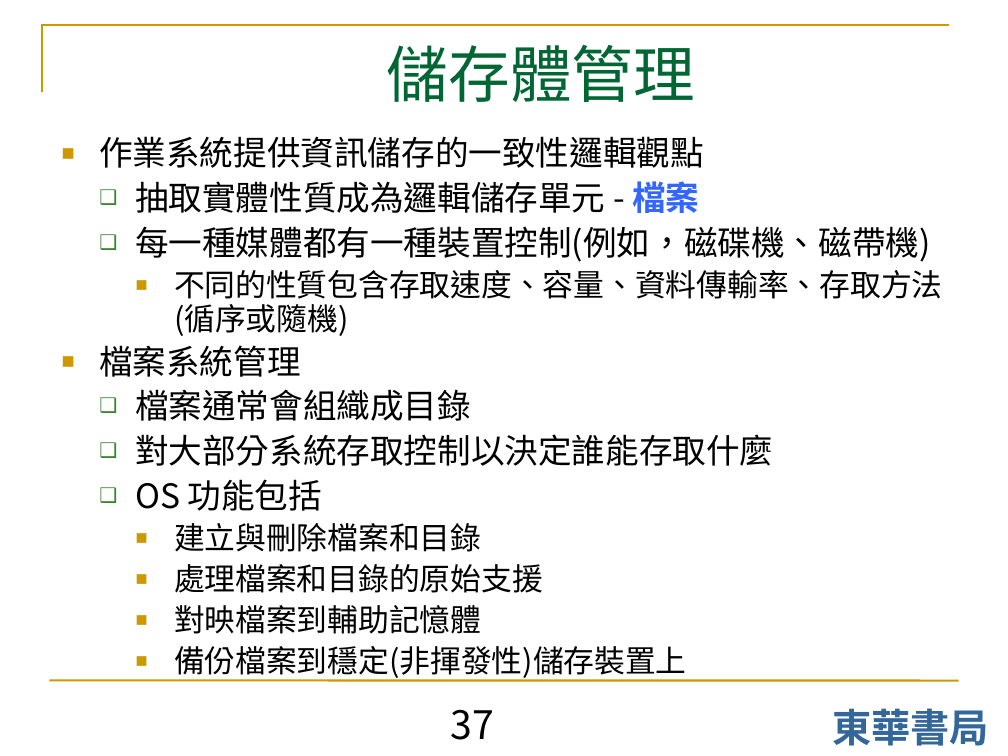
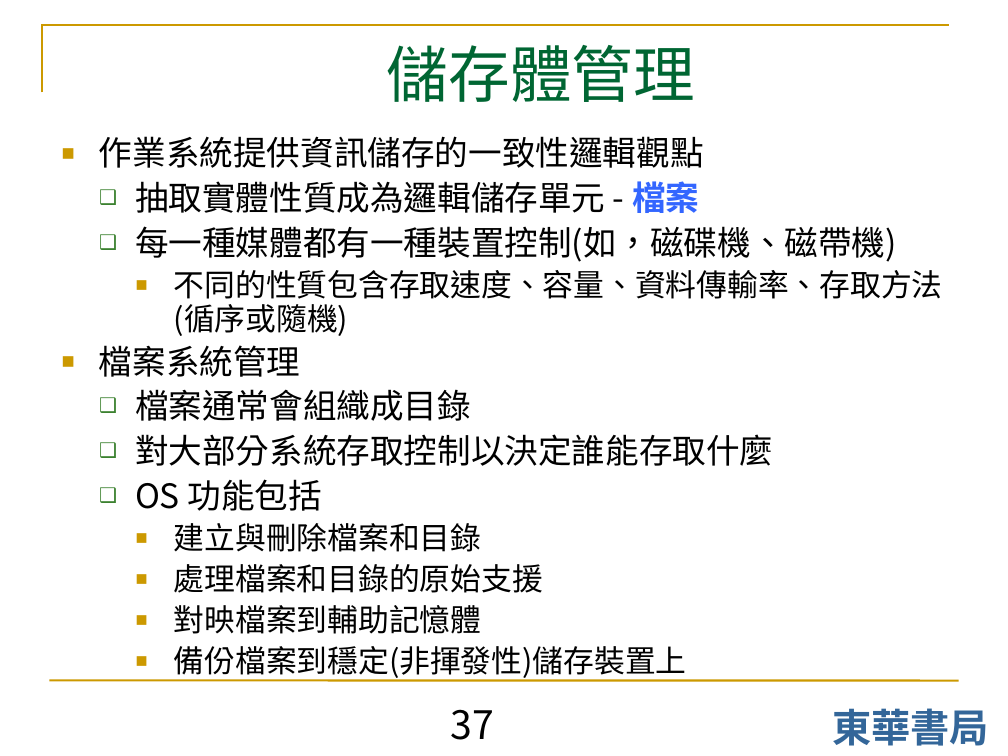
Before and after one commit to shouzo/Operating-System_pages, a slide deck: slide 37 of class-tutorial/chapter_1.ppt. Drawn at 1008x756 pixels with LibreOffice and Linux fonts; fonts in the diff are those of the drawing. Boxes give left, top, right and bottom in pixels: in the first picture for what was removed or moved away, otherwise in the second. Text is boxed around its words. In the diff, an @@ line names an element or a change of style, - is before the commit and + after.

Commit message:
20170302 Update

```diff
--- a/class-tutorial/chapter_1.ppt
+++ b/class-tutorial/chapter_1.ppt
@@ text at (99,136,943,681): indent changed @@
@@ text at (135,226,897,262): text changed @@
-  ❑ 每一種媒體都有一種裝置控制(例如，磁碟機、磁帶機)
+  ❑ 每一種媒體都有一種裝置控制(如，磁碟機、磁帶機)
```
Also in this commit, not shown: 12 other slides changed.
